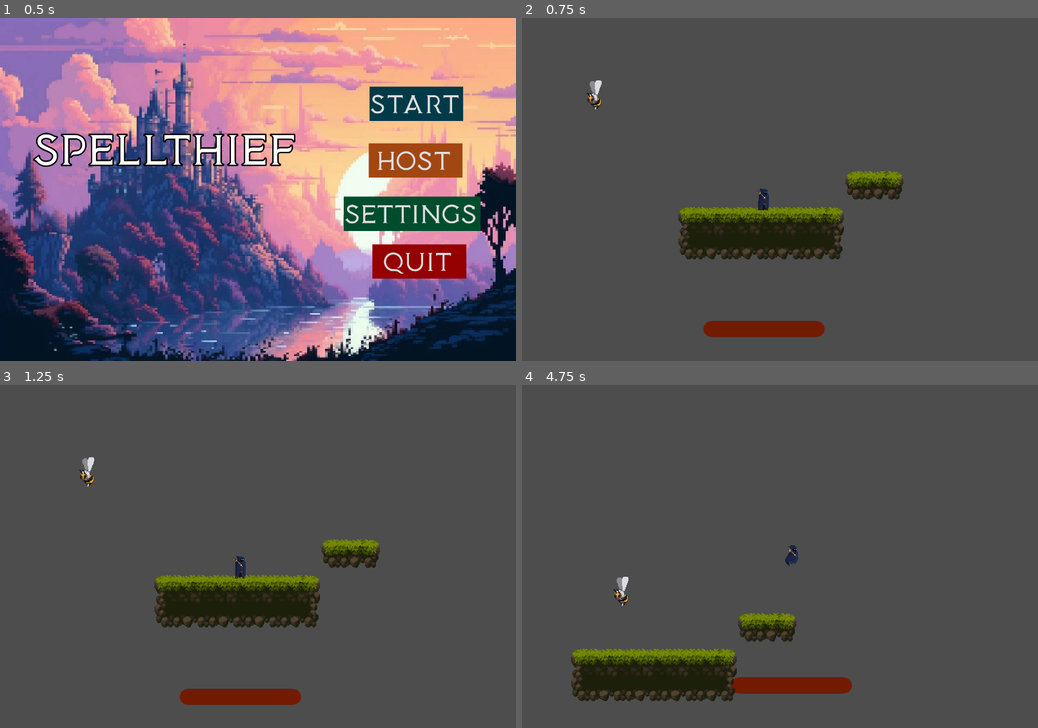
Above: before the commit, frames 1-4 (two rows, left to right).
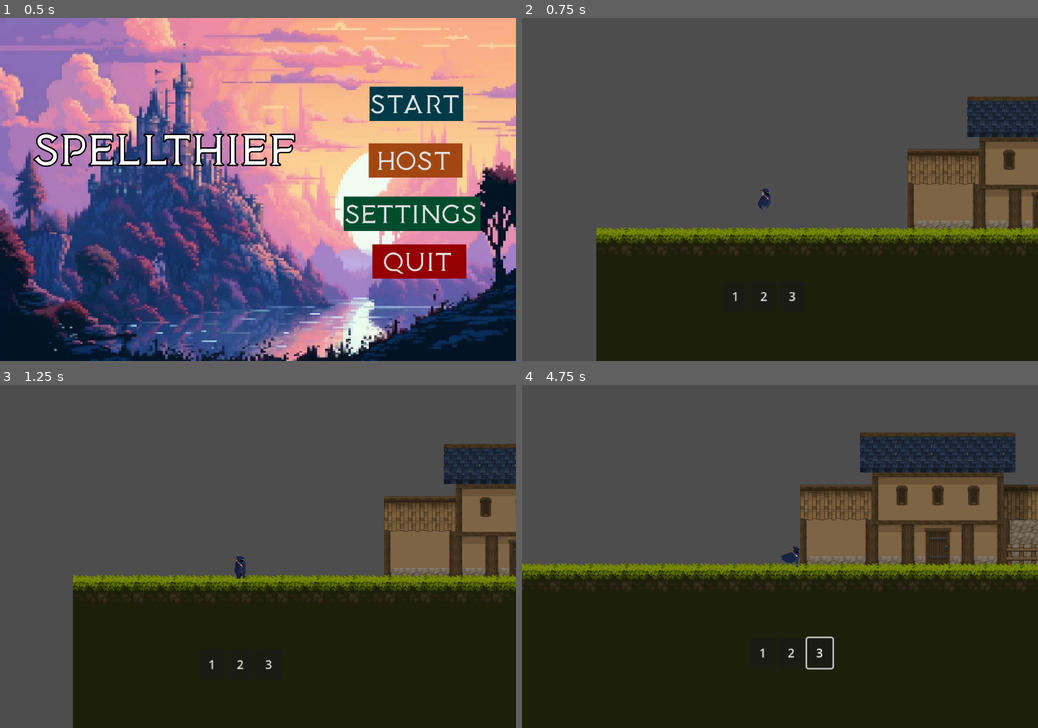
Above: after the commit, the same moments.

Repository: ACM-Game-Dev/Roguelike
Game: Godot game, scene res://Game/main_menu.tscn
The game is run twice, just before and just after one commit, with the same random seed, the same clock (stepped at 60 frames per second) and the same inputs.
Inputs (mouse positions are in pixels of both pictures, inside the frame that each line leads up to):
- Up to frame 1 (0.5 s): no input
- Up to frame 2 (0.75 s): click "Start" at 0.5 s
- Up to frame 3 (1.25 s): no input
- Up to frame 4 (4.75 s): click (733, 662) at 1.25 s, where only the run after the commit has a clickable "1"; click (785, 642) at 2 s, where only the run after the commit has a clickable "2"; click (805, 645) at 2.75 s, where only the run after the commit has a clickable "3"; move the mouse to (893, 539) at 3.52 s; hold D (move_right) from 3.53 s (still down); click (893, 539) at 3.6 s; tap Space (jump) at 3.77, 4.52 s; move the mouse to (676, 573) at 4.27 s; click (676, 573) at 4.35 s

Frame 1 is identical in both runs. In frame 2, 42% of the frame differs, in the area x 12-100%, y 18-100%; in frame 3, 43%; in frame 4, 59%, in the area x 0-100%, y 13-100%.

Commit message:
Created a sword scene and equipment base class

Diff:
--- a/SideScroller/Equipment/Weapon_Resource.gd
+++ b/SideScroller/Equipment/Weapon_Resource.gd
@@ -2,6 +2,8 @@
 
 class_name Weapon_Resource
 
+
+@export var equipment_name: String
 
 @export_group("Anims")
 @export var idle_anim: String
--- /dev/null
+++ b/SideScroller/Equipment/bow.tres
@@ -0,0 +1,14 @@
+[gd_resource type="Resource" script_class="Weapon_Resource" load_steps=2 format=3 uid="uid://cp7nnsmuexgb2"]
+
+[ext_resource type="Script" path="res://Equipment/Weapon_Resource.gd" id="1_kgrdo"]
+
+[resource]
+script = ExtResource("1_kgrdo")
+equipment_name = "Sword"
+idle_anim = ""
+swing_anim = ""
+throw_anim = ""
+hand_sprite = ""
+world_sprite = ""
+damage = 5
+attack_delay = 1
--- /dev/null
+++ b/SideScroller/Equipment/equipment.gd
@@ -0,0 +1,11 @@
+extends Node
+class_name Equipment
+
+func equip(player: Player):
+	pass
+
+func activate(player: Player):
+	pass
+
+func drop(player: Player):
+	pass
--- /dev/null
+++ b/SideScroller/Equipment/hammer.tres
@@ -0,0 +1,14 @@
+[gd_resource type="Resource" script_class="Weapon_Resource" load_steps=2 format=3 uid="uid://1tjmucu3o6ma"]
+
+[ext_resource type="Script" path="res://Equipment/Weapon_Resource.gd" id="1_bdfef"]
+
+[resource]
+script = ExtResource("1_bdfef")
+equipment_name = "Sword"
+idle_anim = ""
+swing_anim = ""
+throw_anim = ""
+hand_sprite = ""
+world_sprite = ""
+damage = 5
+attack_delay = 1
--- /dev/null
+++ b/SideScroller/Equipment/sword.gd
@@ -0,0 +1,35 @@
+extends Equipment
+
+class_name Sword
+
+
+@export var weapon_resource: Weapon_Resource
+var swings = 0
+var cooledDown = true
+
+func equip(player):
+	# Replace player default anims with sword anims
+	pass
+
+
+func activate(player):
+	if not cooledDown:
+		return
+	swings += 1
+	if swings > 1:
+		swings = 0
+	cooledDown = false
+	print("SWUNG")
+	%Delay.start()
+
+
+
+func drop(player):
+	# Reset player animations to normal
+	pass
+
+
+
+func _on_delay_timeout():
+	cooledDown = true
+	print("READY TO SWING")
--- a/SideScroller/Equipment/sword.tres
+++ b/SideScroller/Equipment/sword.tres
@@ -4,6 +4,7 @@
 
 [resource]
 script = ExtResource("1_qwkwp")
+equipment_name = "Sword"
 idle_anim = ""
 swing_anim = ""
 throw_anim = ""
--- /dev/null
+++ b/SideScroller/Equipment/sword.tscn
@@ -0,0 +1,31 @@
+[gd_scene load_steps=3 format=3 uid="uid://chrbdxkldsppe"]
+
+[ext_resource type="Script" path="res://Equipment/sword.gd" id="1_063yn"]
+
+[sub_resource type="CircleShape2D" id="CircleShape2D_3xmcj"]
+radius = 15.0333
+
+[node name="Sword" type="Node2D"]
+script = ExtResource("1_063yn")
+
+[node name="AttackArea1" type="Area2D" parent="."]
+
+[node name="CollisionShape2D" type="CollisionShape2D" parent="AttackArea1"]
+position = Vector2(10, 0)
+scale = Vector2(1, 0.748962)
+shape = SubResource("CircleShape2D_3xmcj")
+debug_color = Color(0, 0.639216, 0.360784, 0.419608)
+
+[node name="AttackArea2" type="Area2D" parent="."]
+
+[node name="CollisionShape2D" type="CollisionShape2D" parent="AttackArea2"]
+position = Vector2(10, 0)
+scale = Vector2(0.634127, 0.939347)
+shape = SubResource("CircleShape2D_3xmcj")
+debug_color = Color(0, 0.639216, 0.360784, 0.419608)
+
+[node name="Delay" type="Timer" parent="."]
+unique_name_in_owner = true
+one_shot = true
+
+[connection signal="timeout" from="Delay" to="." method="_on_delay_timeout"]
--- a/SideScroller/Game/main_menu.gd
+++ b/SideScroller/Game/main_menu.gd
@@ -6,15 +6,13 @@
 		get_tree().quit()
 
 func _on_start_button_down():
-	get_tree().change_scene_to_file("res://Game/map.tscn")
+	get_tree().change_scene_to_file("res://Levels/randroomgenerating.tscn")
 
 func _on_quit_button_down():
 	get_tree().quit()
 
-
 func _on_coop_button_down():
 	pass # Replace with function body.
 
-
 func _on_settings_button_down():
 	pass # Replace with function body.
--- a/SideScroller/Player/Player.tscn
+++ b/SideScroller/Player/Player.tscn
@@ -6,6 +6,7 @@
 [ext_resource type="Texture2D" uid="uid://bh1kmisu8d5hw" path="res://Assets/Fullmain.png" id="2_yscfa"]
 [ext_resource type="Script" path="res://Items/ItemCount.gd" id="3_w3gpo"]
 [ext_resource type="Script" path="res://Player/PlayerHealthGUI.gd" id="4_3gsxi"]
+[ext_resource type="PackedScene" uid="uid://chrbdxkldsppe" path="res://Equipment/sword.tscn" id="8_sm4dw"]
 
 [sub_resource type="Resource" id="Resource_4pgi6"]
 resource_local_to_scene = true
@@ -280,10 +281,6 @@
 states/walk/position = Vector2(558, 217)
 transitions = ["Start", "Idle", SubResource("AnimationNodeStateMachineTransition_jayru"), "Idle", "attack", SubResource …(718 unchanged characters)…
 
-[sub_resource type="Theme" id="Theme_hevmq"]
-
-[sub_resource type="Theme" id="Theme_kvxvg"]
-
 [sub_resource type="StyleBoxFlat" id="StyleBoxFlat_mp3y4"]
 bg_color = Color(0, 0, 0, 1)
 border_width_left = 2
@@ -295,7 +292,7 @@
 corner_radius_bottom_left = 12
 
 [sub_resource type="StyleBoxFlat" id="StyleBoxFlat_qttu6"]
-bg_color = Color(0.45098, 0.105882, 0, 1)
+bg_color = Color(0.831373, 0.0666667, 0.101961, 1)
 corner_radius_top_left = 12
 corner_radius_top_right = 12
 corner_radius_bottom_right = 12
@@ -343,12 +340,6 @@
 anchors_preset = 0
 offset_right = 40.0
 offset_bottom = 40.0
-
-[node name="BoxContainer" type="BoxContainer" parent="PlayerGUI"]
-layout_mode = 0
-offset_right = 40.0
-offset_bottom = 40.0
-theme = SubResource("Theme_hevmq")
 
 [node name="HealthBar" type="ProgressBar" parent="PlayerGUI" node_paths=PackedStringArray("player")]
 z_index = -1
@@ -357,11 +348,39 @@
 offset_top = 165.0
 offset_right = 81.0
 offset_bottom = 186.0
-theme = SubResource("Theme_kvxvg")
 theme_override_styles/background = SubResource("StyleBoxFlat_mp3y4")
 theme_override_styles/fill = SubResource("StyleBoxFlat_qttu6")
 show_percentage = false
 script = ExtResource("4_3gsxi")
 player = NodePath("../..")
 
+[node name="HBoxContainer" type="HBoxContainer" parent="PlayerGUI"]
+layout_mode = 1
+anchors_preset = 15
+anchor_right = 1.0
+anchor_bottom = 1.0
+offset_left = -54.0
+offset_top = 112.0
+offset_right = 14.0
+offset_bottom = 112.0
+grow_horizontal = 2
+grow_vertical = 2
+
+[node name="Equipment1" type="Button" parent="PlayerGUI/HBoxContainer"]
+layout_mode = 2
+text = "  1  "
+
+[node name="Equipment2" type="Button" parent="PlayerGUI/HBoxContainer"]
+layout_mode = 2
+text = "  2  "
+
+[node name="Equipment3" type="Button" parent="PlayerGUI/HBoxContainer"]
+layout_mode = 2
+text = "  3  "
+
+[node name="Equipment" type="Node2D" parent="."]
+unique_name_in_owner = true
+
+[node name="Sword" parent="Equipment" instance=ExtResource("8_sm4dw")]
+
 [connection signal="health_changed" from="." to="PlayerGUI/HealthBar" method="_on_player_health_changed"]
--- a/SideScroller/Player/player.gd
+++ b/SideScroller/Player/player.gd
@@ -4,12 +4,15 @@
 
 signal health_changed
 
-var gravity = ProjectSettings.get_setting("physics/2d/default_gravity")
-
-@onready var anim_tree: AnimationTree = %AnimationTree
 @export var playerStats: PlayerStats
 @export var itemCount: ItemCount
 
+@onready var anim_tree: AnimationTree = %AnimationTree
+@onready var equipment_list = %Equipment.get_children()
+
+
+var gravity = ProjectSettings.get_setting("physics/2d/default_gravity")
+var current_equipment: int = 0
 
 func _ready():
 	anim_tree.active = true
@@ -36,13 +39,18 @@
 	playerStats.CURR_HEALTH -= val
 	print(playerStats.CURR_HEALTH)
 	health_changed.emit()
-	# Handling death
-	if playerStats.CURR_HEALTH <= 0:
+	if playerStats.CURR_HEALTH <= 0: # Handling death
 		player_death()
 
 func player_death():
 	print("Dead!") # On death, right now just resets the current scene
 	get_tree().reload_current_scene()
+
+func use_equipment():
+	if Input.is_action_just_pressed("attack"):
+		var curr_equipment = equipment_list[current_equipment]
+		curr_equipment.activate(self)
+		print(curr_equipment.name)
 
 func jump_and_fall(delta):
 	# Add the gravity.
@@ -64,7 +72,7 @@
 	jump_and_fall(delta)
 
 	update_animation_parameters()
-
+	use_equipment()
 	move_horizontal()
 
 	move_and_slide()
Binary file added: SideScroller/Assets/Shikashi's Fantasy Icons Pack v2/#1 - Transparent Icons.png
Not shown, added: SideScroller/Assets/Shikashi's Fantasy Icons Pack v2/#1 - Transparent Icons.png.import
Binary file added: SideScroller/Assets/Shikashi's Fantasy Icons Pack v2/#2 - Transparent Icons & Drop Shadow.png
Not shown, added: SideScroller/Assets/Shikashi's Fantasy Icons Pack v2/#2 - Transparent Icons & Drop Shadow.png.import
Binary file added: SideScroller/Assets/Shikashi's Fantasy Icons Pack v2/BG 10.png
Not shown, added: SideScroller/Assets/Shikashi's Fantasy Icons Pack v2/BG 10.png.import
Binary file added: SideScroller/Assets/Shikashi's Fantasy Icons Pack v2/BG 11.png
Not shown, added: SideScroller/Assets/Shikashi's Fantasy Icons Pack v2/BG 11.png.import
Binary file added: SideScroller/Assets/Shikashi's Fantasy Icons Pack v2/BG 3a.png
Not shown, added: SideScroller/Assets/Shikashi's Fantasy Icons Pack v2/BG 3a.png.import
Binary file added: SideScroller/Assets/Shikashi's Fantasy Icons Pack v2/BG 3b.png
Not shown, added: SideScroller/Assets/Shikashi's Fantasy Icons Pack v2/BG 3b.png.import
(and 25 more such lines)
